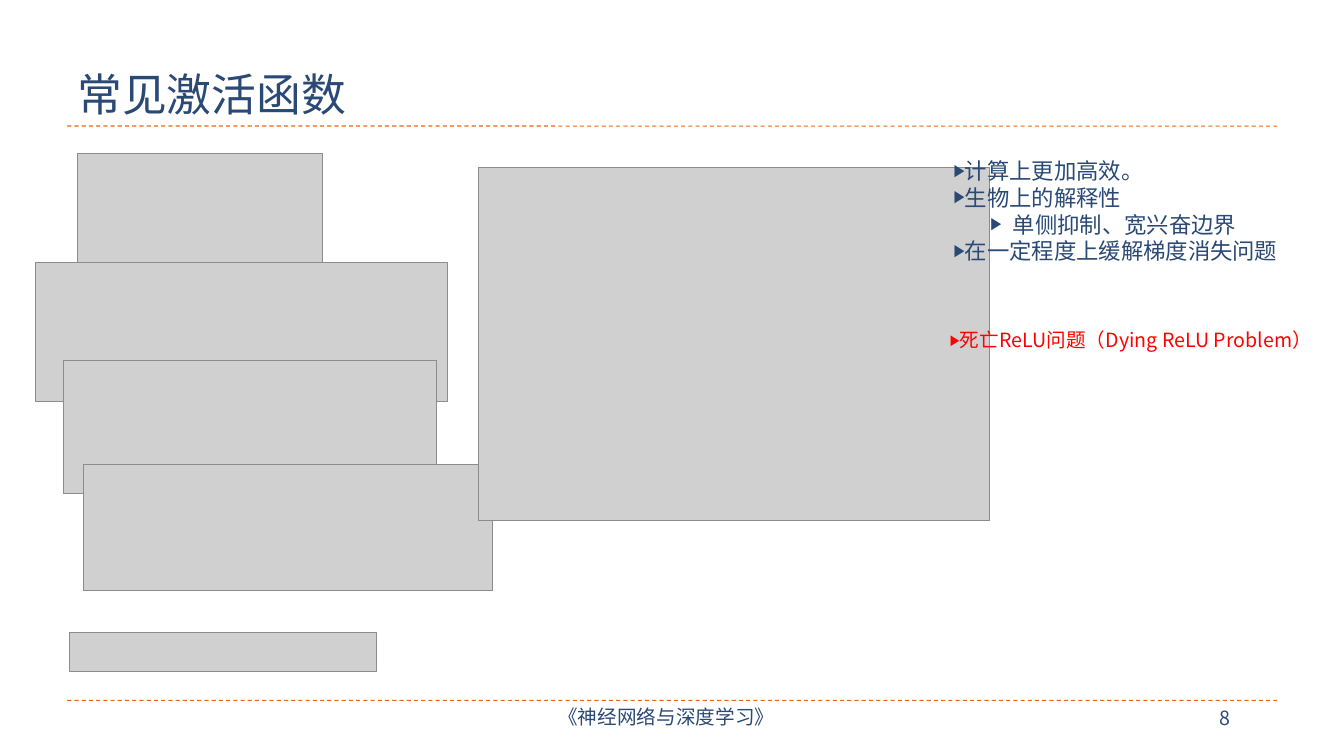
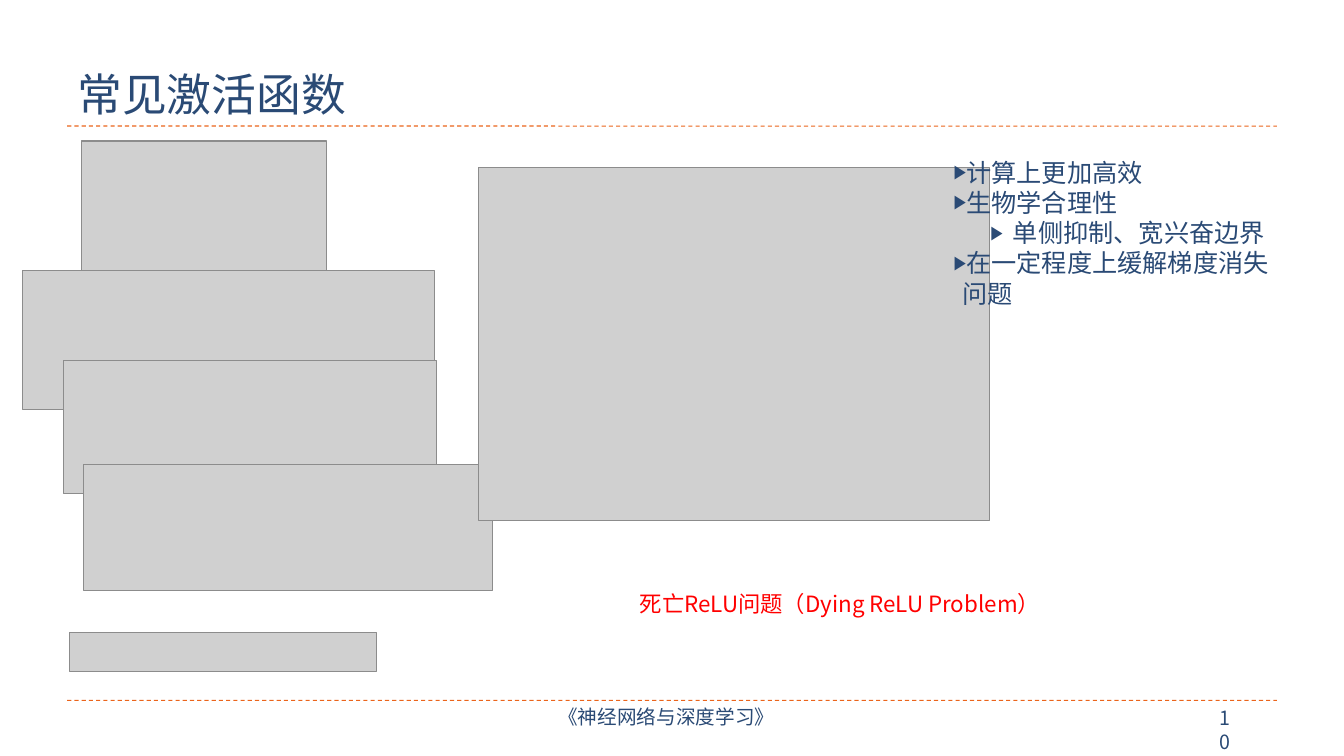
Before and after one commit to nndl/nndl.github.io, a slide deck: slide 10 of ppt/chap-前馈神经网络.pptx (slide 8 before the commit). Drawn at 1344x756 pixels with LibreOffice and Linux fonts; fonts in the diff are those of the drawing; grey boxes stand for pictures. Boxes give left, top, right and bottom in pixels: in the first picture for what was removed or moved away, otherwise in the second. Text is boxed around its words. In the diff, an @@ line names an element or a change of style, - is before the commit and + after.

```diff
--- a/ppt/chap-前馈神经网络.pptx
+++ b/ppt/chap-前馈神经网络.pptx
@@ picture: place and size @@
-picture at (78, 153, 323, 290)
+picture at (82, 141, 327, 278)
@@ text at (966, 161, 1142, 218): text changed; size 16 to 18 pt @@
-▶ 计算上更加高效。
-▶ 生物上的解释性
+▶ 计算上更加高效
+▶ 生物学合理性
@@ text at (963, 220, 1268, 309): size 16 to 18 pt in "单侧抑制、宽兴奋边界", "在一定程度上缓解梯度消失问题" @@
@@ picture: place and size @@
-picture at (35, 262, 447, 401)
+picture at (22, 270, 434, 409)
@@ text "死亡ReLU问题（Dying ReLU Problem）": place and size @@
-text "死亡ReLU问题（Dying ReLU Problem）" at (960, 327, 1312, 353)
+text "死亡ReLU问题（Dying ReLU Problem）" at (640, 593, 1040, 617)
@@ text "死亡ReLU问题（Dying ReLU Problem）" at (640, 593, 1040, 617): size 14 to 16 pt; alignment left to centre; bullet ▶ to none @@
@@ page number at (1220, 710, 1231, 726): text changed @@
-8
+10
```
Also in this commit, not shown: 38 other slides changed, 5 slides added, 1 slide removed.
